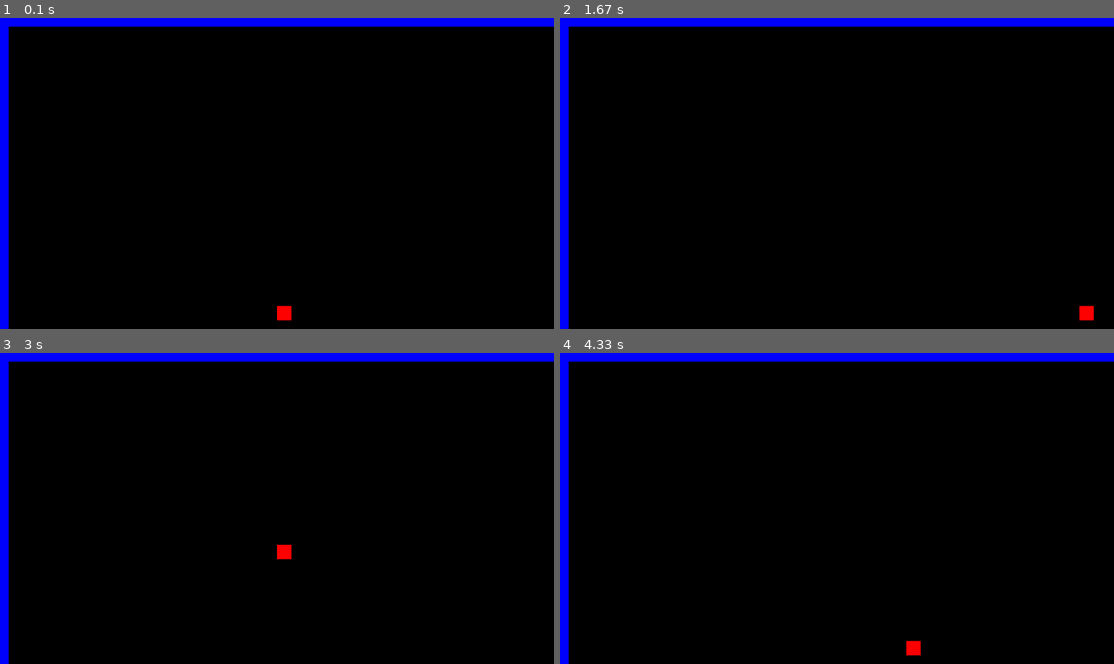
Above: before the commit, frames 1-4 (two rows, left to right).
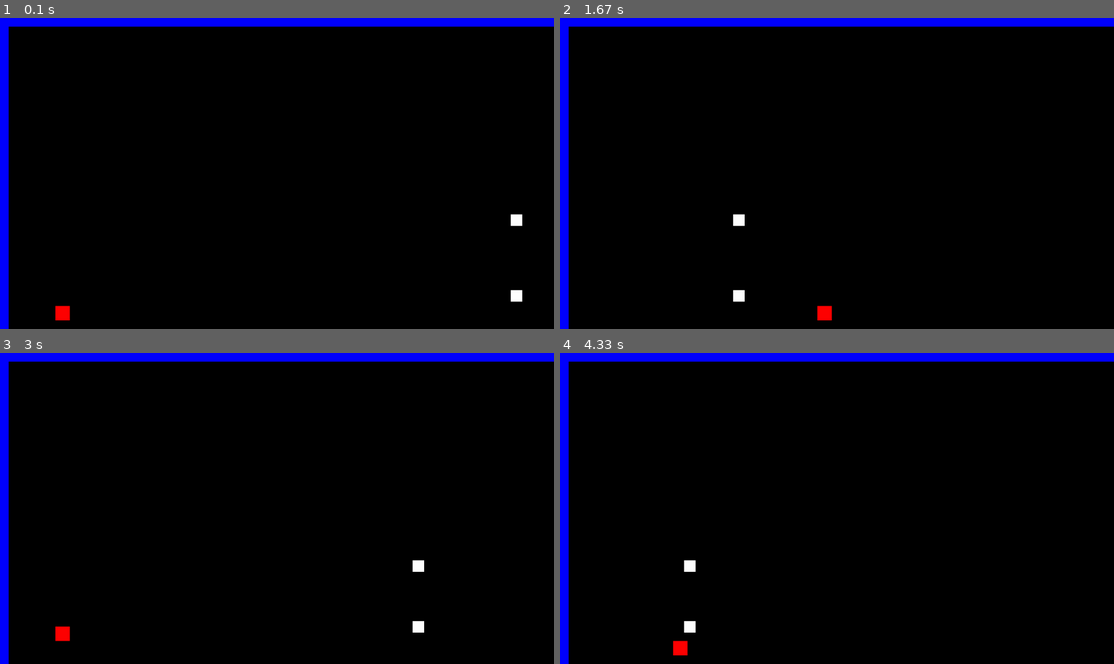
Above: after the commit, the same moments.

Repository: Sandwich-God/my-pygame-projects
Game: pygame game, started from test/test.py
Same seed, same stepped clock (60 frames per second), same inputs: the game is played once before the commit and once after it.
Inputs:
- Up to frame 1 (0.1 s): no input
- Up to frame 2 (1.67 s): hold D 0.33-0.8 s; hold W 0.83-1.13 s; hold D 1.17-1.63 s
- Up to frame 3 (3 s): hold A 1.67-2.2 s; hold A 2.23-2.63 s; hold W from 2.67 s (still down)
- Up to frame 4 (4.33 s): release W at 3.03 s; hold D 3.07-3.7 s; hold A 3.73-4.2 s; hold D from 4.23 s (still down)

The runs differ from the first frame. In frame 1, 0.4% of the frame differs, in the area x 10-95%, y 63-98%; in frame 2, 0.4%; in frame 3, 0.4%; in frame 4, 0.4%.

Commit message:
update
uploaded a second obstacle

Diff:
--- a/test/test.py
+++ b/test/test.py
@@ -19,7 +19,7 @@
 red = (255, 1, 1)
 blue = (1, 1, 255)
 
-x = (displayW/2)
+x = (displayW/10)
 y = (displayH - 80)
 width = 50
 height = 50
@@ -27,10 +27,30 @@
 jump = False
 jumpCount = 10
 
+OBx = displayW - 70
+OBy = random.randrange(displayH - 150, displayH - 100)
+OBw = 40
+OBh = 40
+
+Colx = displayW - 70
+Coly = random.randrange(displayH - 400, displayH - 270)
+ColW = 40
+ColH = 40
+
+on = True
+
+points = 0
+lives = 3
 on = True
 
 def player():
 	pygame.draw.rect(Display, red, (x, y, width, height))
+
+def Object():
+	pygame.draw.rect(Display, white, (Colx, Coly, ColW, ColH))
+
+def Object2():
+	pygame.draw.rect(Display, white, (OBx, OBy, OBw, OBh))
 
 def movement():
 	global x, y, speed, width, jump, jumpCount
@@ -45,11 +65,47 @@
 	else:
 		if jumpCount >= -10:
 			y -= (jumpCount * abs(jumpCount)) * .5
-			jumpCount -= .5
+			jumpCount -= 1
 		else:
 			jumpCount = 10
 			jump = False
 
+
+def ObjectCollision():
+	global Colx, Coly, DisplayH, DisplayW, x, y
+	if Colx < 30:
+		Colx = displayW - 70
+		Coly = random.randrange(displayH - 400, displayH - 270)
+
+	if x > Colx and x < Colx + 40 and y > Coly and y < Coly + 40:
+		hit()
+
+	elif x > Colx and x < Colx and y + Coly > displayH/2 and y + 55 < Coly + 40:
+		hit()
+
+	elif x + 55> Colx and x < Colx + 40 and y > Coly and y < Coly + 40:
+		hit()
+
+	elif x + 55> Colx and x < Colx + 40 and y + 55 > Coly and y < Coly + 40:
+		hit()
+
+def Object2Collision():
+	global OBx, OBy, DisplayH, DisplayW, x, y
+	if OBx < 30:
+		OBx = displayW - 70
+		OBy = random.randrange(displayH - 150, displayH - 100)
+
+	if x > OBx and x < OBx + 40 and y > OBy and y < OBy + 40:
+		hit()
+
+	elif x > OBx and x < OBx and y + OBy > displayH/2 and y + 55 < OBy + 40:
+		hit()
+
+	elif x + 55> OBx and x < OBx + 40 and y > OBy and y < OBy + 40:
+		hit()
+
+	elif x + 55> OBx and x < OBx + 40 and y + 55 > OBy and y < OBy + 40:
+		hit()
 
 def Boundarybox():
 	pygame.draw.rect(Display, blue, (0, 0, 30, displayH)) #left
@@ -57,19 +113,41 @@
 	pygame.draw.rect(Display, blue, (displayW, displayH, -displayW, -30)) #bottom
 	pygame.draw.rect(Display, blue, (0, 0, displayW, 30)) #top
 
+def fonttype(point, font):
+	fontcolor = font.render(point, True, white)
+	return fontcolor, fontcolor.get_rect()
+
+def hit():
+	global on, displayW, displayH
+	Display.fill(black)
+	largeText = pygame.font.SysFont('arial',115)
+	fontcolor, TextRect = fonttype("Lost", largeText)
+	TextRect.center = ((displayW/2),(displayH/2))
+	Display.blit(fontcolor, TextRect)
+	pygame.display.update()
+	clock.tick(15)
+	time.sleep(2)
+	on = False
+
 def game():
-	global on, points, Colx, Coly
+	global on, points, Colx, Coly, OBx
 	on = True
 	while on:
+		Colx -= 10
+		OBx -= 10
 		for event in pygame.event.get():
 			if event.type == pygame.QUIT:
 				on = False
+		ObjectCollision()
+		Object2Collision()
 		movement()
 		Display.fill(black)
 		Boundarybox()
 		player()
+		Object()
+		Object2()
 		pygame.display.update()
-		clock.tick(90)
+		clock.tick(75)
 		QorE = pygame.key.get_pressed()
 		if QorE[pygame.K_ESCAPE]:
 			on = False
